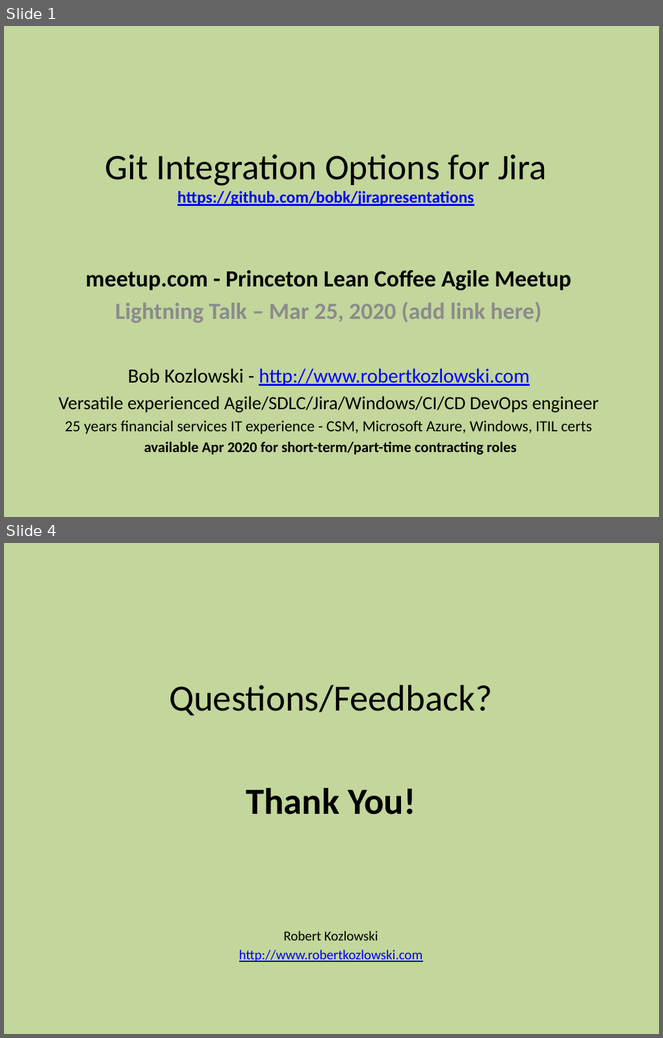
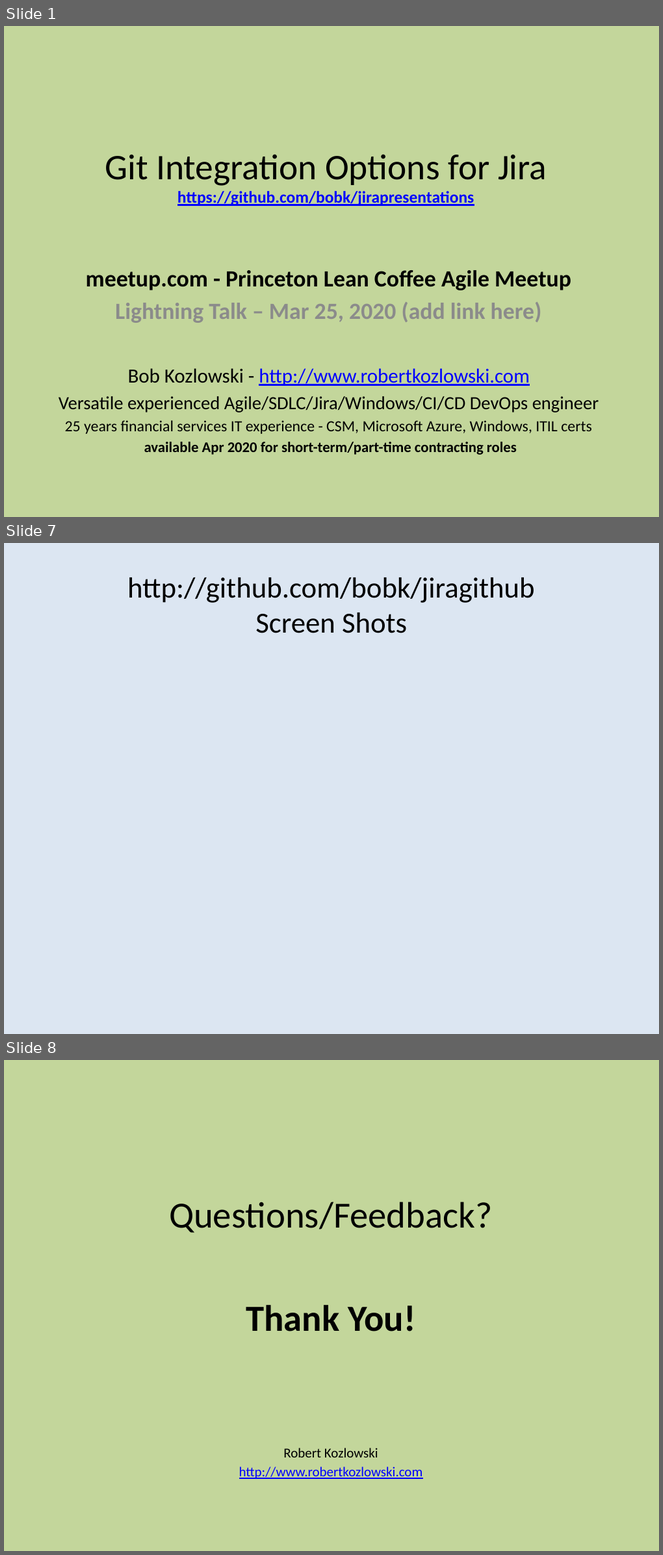
Before and after one commit to bobk/jirapresentations, a slide deck: Git Integration Options for Jira.pptx. Shown one above the other, each under a label of ours: slides 1 and 4 before the commit, slides 1, 7 and 8 after it; the slides between them are not shown. The pictures are 663x1038 and 663x1555 pixels, drawn with LibreOffice and Linux fonts; fonts in the diff are those of the drawing. Boxes give left, top, right and bottom in pixels: in the first picture for what was removed or moved away, otherwise in the second. Text is boxed around its words. In the diff, an @@ line names an element or a change of style, - is before the commit and + after.

Commit message:
JIRAGITHUB-3 next presentation for next Princeton Lean Agile Lightning Talk

```diff
--- a/Git Integration Options for Jira.pptx
+++ b/Git Integration Options for Jira.pptx
@@ slide 7 added at [4, 543, 659, 1034], background #DCE6F2 @@
@@ title added at [128, 577, 535, 633], 32 pt, text #000000 @@
+http://github.com/bobk/jiragithub
+Screen Shots
@@ what was slide 4 is now slide 8 @@
```
Also in this commit, not shown: 3 slides changed, 3 other slides added.
